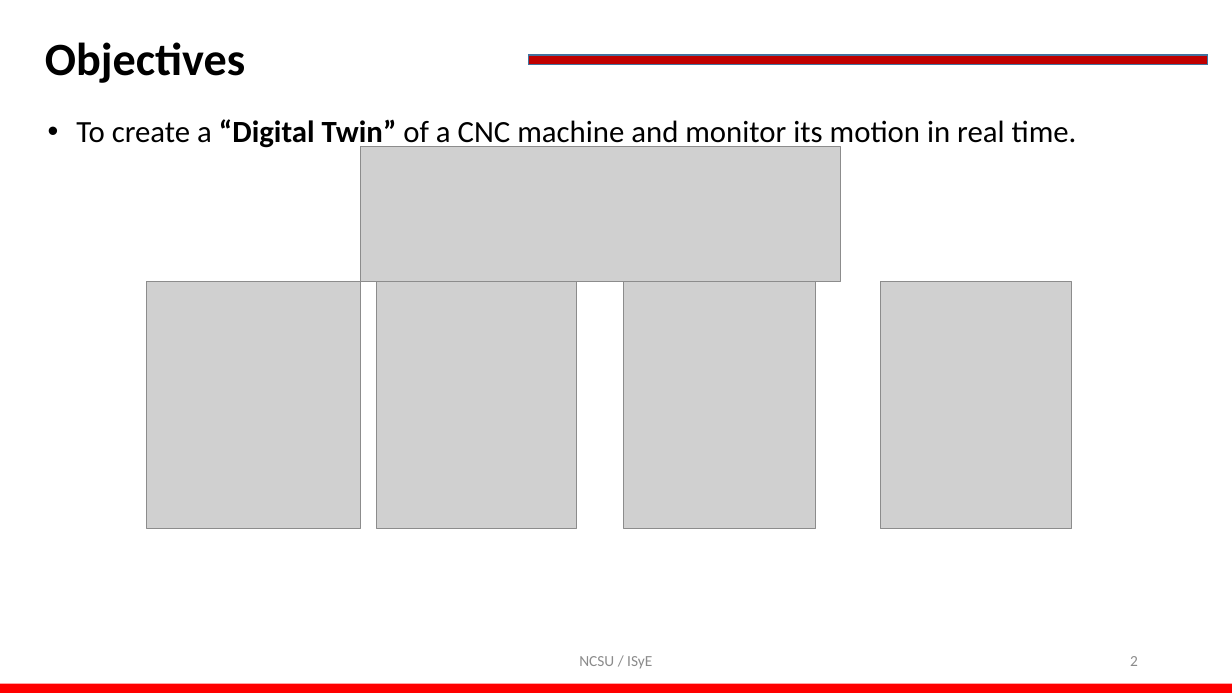
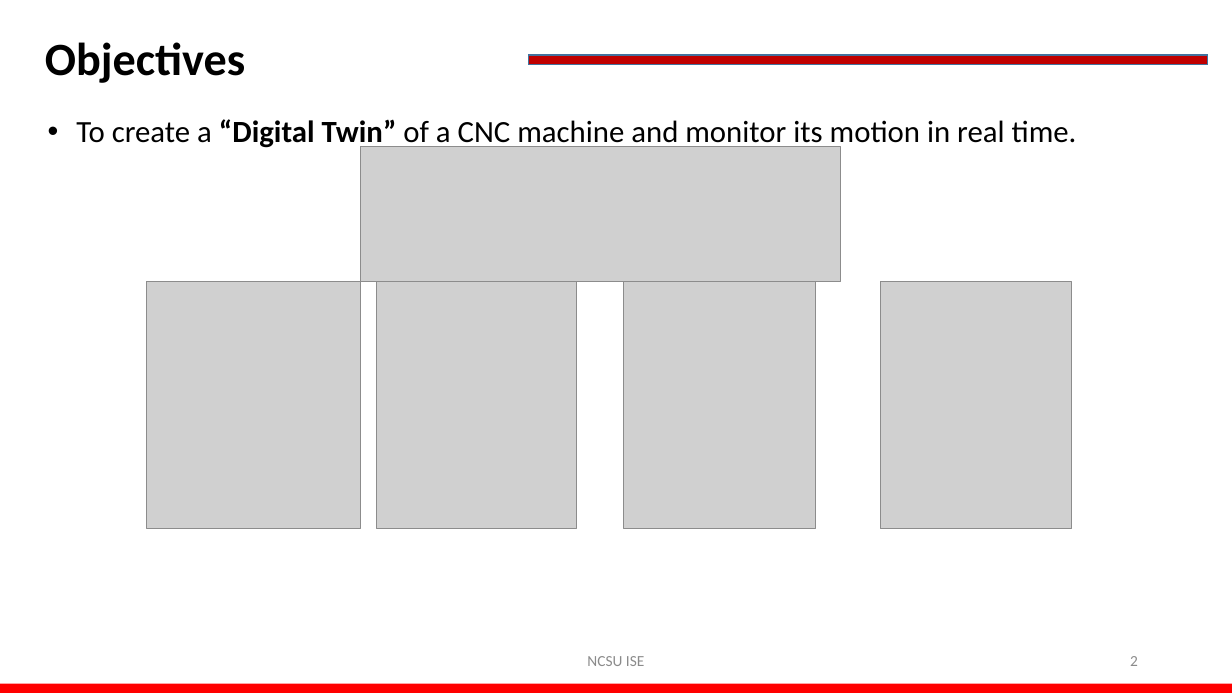
Before and after one commit to pkoprov/VF-2_Digital_Twin, a slide deck: slide 2 of Final Presentation-ISE 555 Project.pptx. Drawn at 1232x693 pixels with LibreOffice and Linux fonts; fonts in the diff are those of the drawing; grey boxes stand for pictures; background and template pictures are left out. Boxes give left, top, right and bottom in pixels: in the first picture for what was removed or moved away, otherwise in the second. Text is boxed around its words. In the diff, an @@ line names an element or a change of style, - is before the commit and + after.

```diff
--- a/Final Presentation-ISE 555 Project.pptx
+++ b/Final Presentation-ISE 555 Project.pptx
@@ text at (587, 656, 644, 666): text changed @@
-NCSU / ISyE
+NCSU ISE
```
Also in this commit, not shown: 8 other slides changed.
